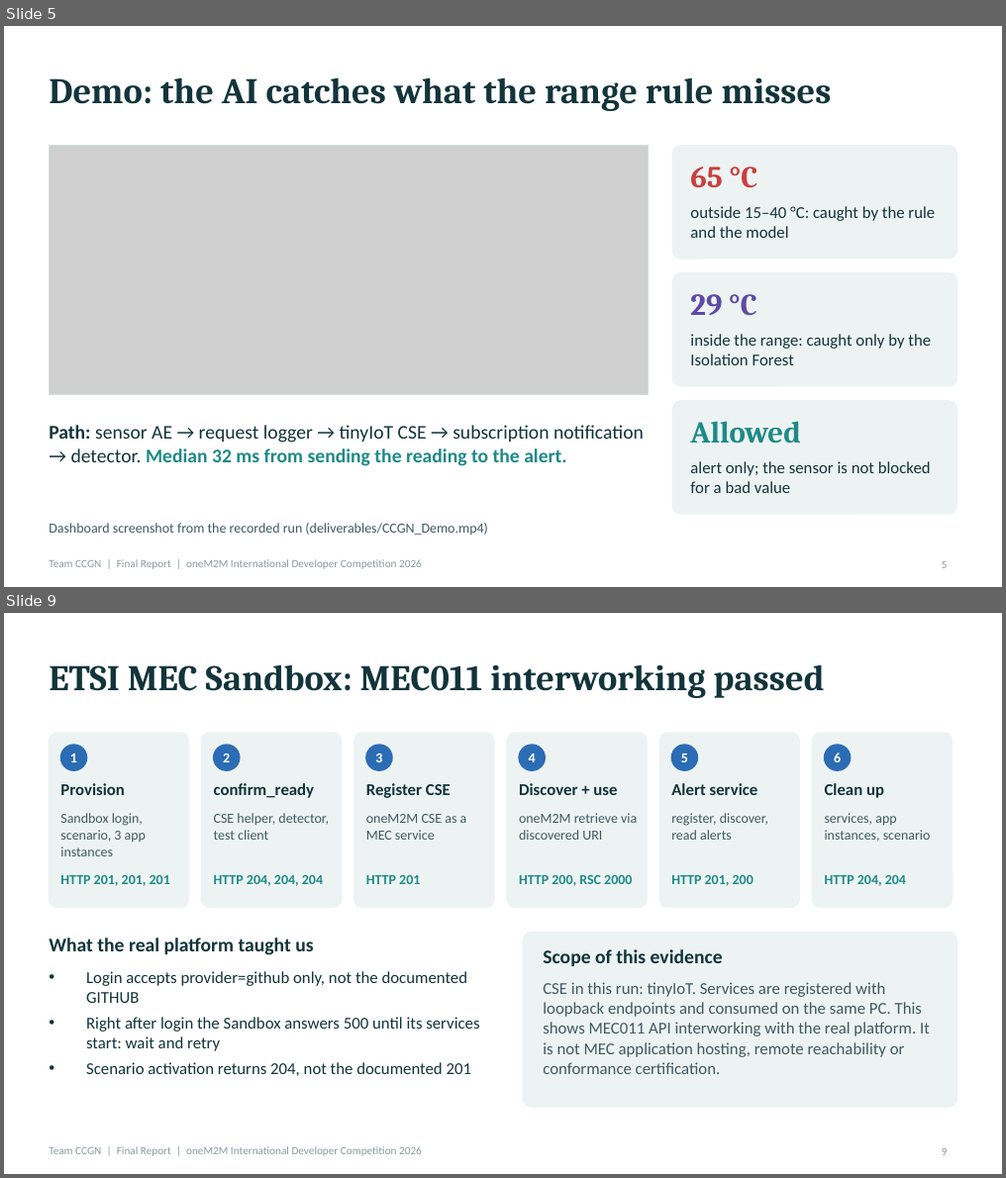
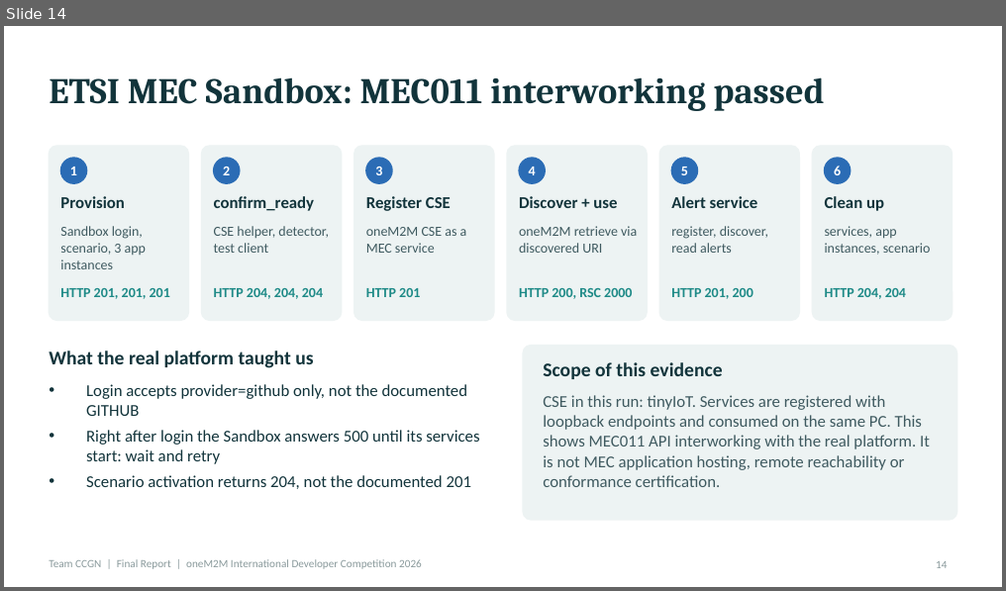
Before and after one commit to easycode42/ccgn-edge-iot-security, a slide deck: deliverables/CCGN_Final_Report.pptx. Shown one above the other, each under a label of ours: slides 5 and 9 before the commit, slide 14 after it; the slides between them are not shown. The pictures are 1006x1178 and 1006x591 pixels, drawn with LibreOffice and Linux fonts; fonts in the diff are those of the drawing; grey boxes stand for pictures. Boxes give left, top, right and bottom in pixels: in the first picture for what was removed or moved away, otherwise in the second. Text is boxed around its words. In the diff, an @@ line names an element or a change of style, - is before the commit and + after.

```diff
--- a/deliverables/CCGN_Final_Report.pptx
+++ b/deliverables/CCGN_Final_Report.pptx
@@ slide 5 removed at (4, 26, 1002, 587), background #FFFFFF; not listed: 1 template element that a slide beside it also shows @@
@@ title removed at (49, 77, 832, 111) @@
-Demo: the AI catches what the range rule misses
@@ picture removed at (49, 146, 648, 395) @@
@@ rectangle removed at (49, 146, 648, 395) @@
@@ rounded rectangle removed at (672, 146, 957, 259) @@
@@ text removed at (690, 167, 758, 188) @@
-65 °C
@@ text removed at (690, 206, 935, 238) @@
-outside 15–40 °C: caught by the rule and the model
@@ rounded rectangle removed at (672, 274, 957, 386) @@
@@ text removed at (690, 294, 757, 316) @@
-29 °C
@@ text removed at (690, 334, 931, 366) @@
-inside the range: caught only by the Isolation Forest
@@ rounded rectangle removed at (672, 401, 957, 514) @@
@@ text removed at (49, 425, 644, 467) @@
-Path: sensor AE → request logger → tinyIoT CSE → subscription notification → detector. Median 32 ms from sending the reading to the alert.
@@ text removed at (690, 421, 800, 444) @@
-Allowed
@@ text removed at (690, 462, 931, 493) @@
-alert only; the sensor is not blocked for a bad value
@@ text removed at (49, 523, 487, 535) @@
-Dashboard screenshot from the recorded run (deliverables/CCGN_Demo.mp4)
@@ page number removed at (942, 562, 947, 569) @@
-5
@@ what was slide 9 is now slide 14 @@
@@ page number at (936, 562, 946, 569): text changed @@
-9
+14
```
Also in this commit, not shown: 5 slides changed, 10 slides added, 4 other slides removed, 44 other files.
